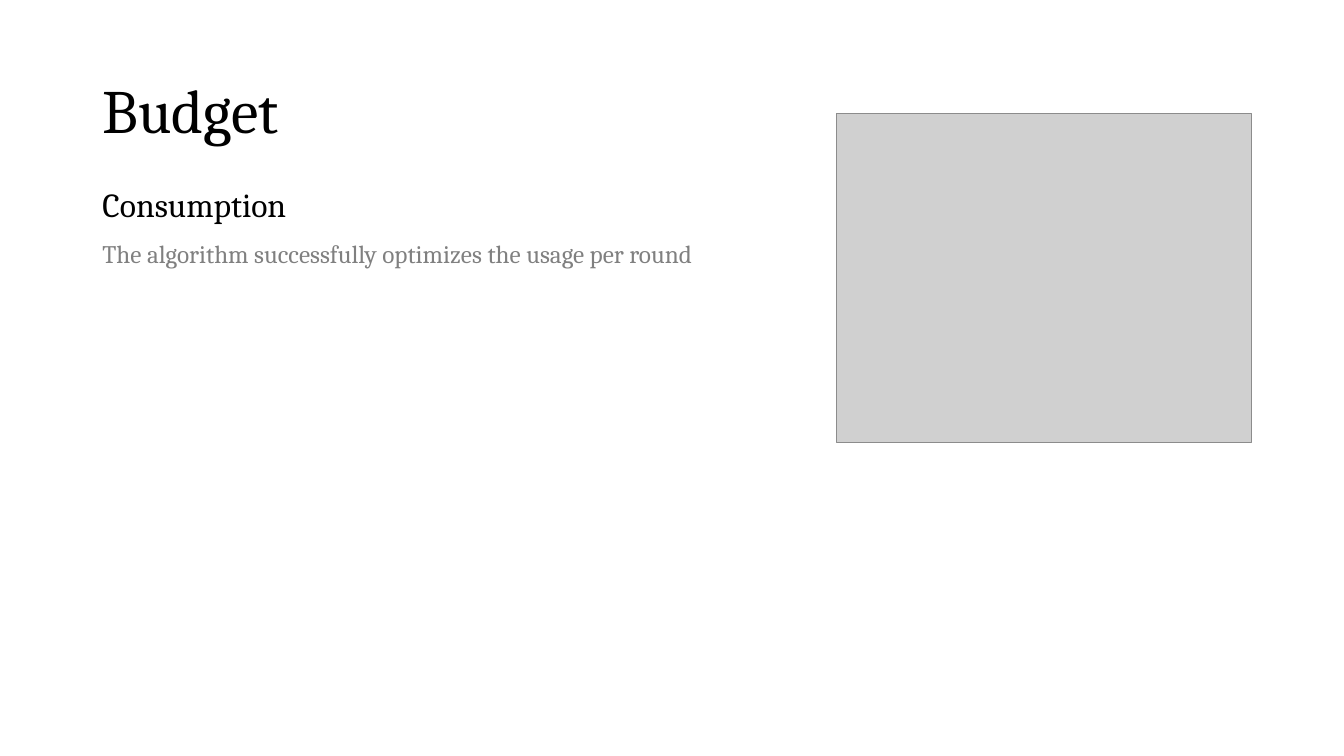
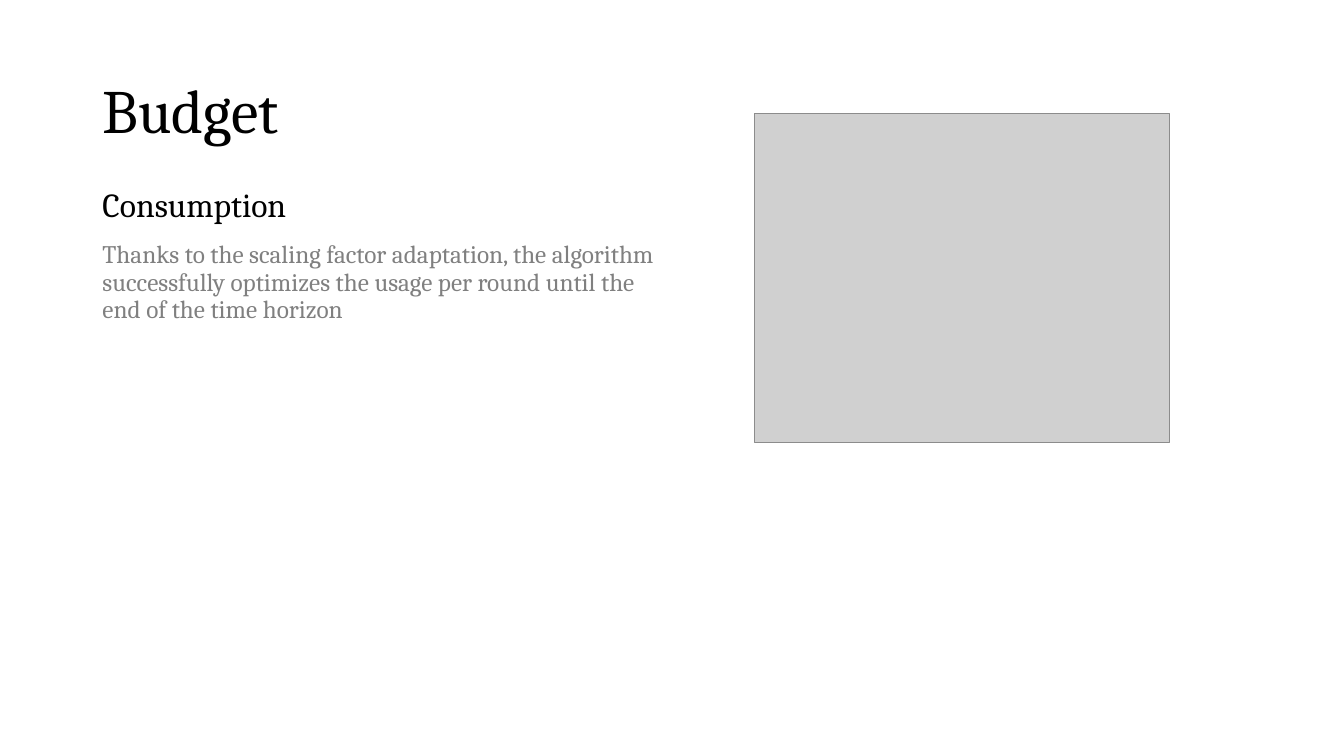
Before and after one commit to peetceenatoo/online-learning, a slide deck: slide 12 of Slides.pptx (slide 14 before the commit). Drawn at 1344x756 pixels with LibreOffice and Linux fonts; fonts in the diff are those of the drawing; grey boxes stand for pictures. Boxes give left, top, right and bottom in pixels: in the first picture for what was removed or moved away, otherwise in the second. Text is boxed around its words. In the diff, an @@ line names an element or a change of style, - is before the commit and + after.

```diff
--- a/Slides.pptx
+++ b/Slides.pptx
@@ picture: place and size @@
-picture at [837, 113, 1252, 442]
+picture at [754, 113, 1170, 442]
@@ text at [102, 245, 654, 318]: text changed @@
-The algorithm successfully optimizes the usage per round
+Thanks to the scaling factor adaptation, the algorithm successfully optimizes the usage per round until the end of the time horizon
```
Also in this commit, not shown: 15 other slides changed, 2 slides added, 4 slides removed, 2 other files.
